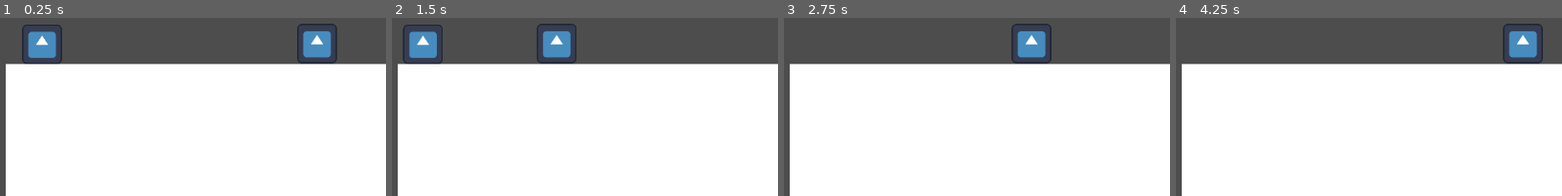
Above: before the commit, frames 1-4 (left to right).
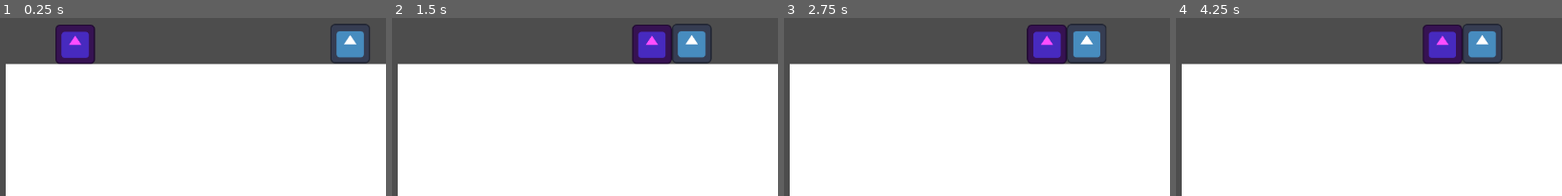
Above: after the commit, the same moments.

Repository: projetospix/Simulador-de-Colisoes
Game: Godot game, scene res://Cenas/cena_principal.tscn
Two runs of this game, one before a commit and one after it. Both use one fixed random seed, a clock stepped at 60 frames per second and the inputs below. The engine's default icon, where the game draws it, is replaced by a stand-in: a white triangle on a blue panel in a dark square.
Inputs:
- Up to frame 1 (0.25 s): no input
- Up to frame 2 (1.5 s): no input
- Up to frame 3 (2.75 s): no input
- Up to frame 4 (4.25 s): no input

The runs differ from the first frame. In frame 1, 6.3% of the frame differs, in the area x 5-96%, y 3-27%; in frame 2, 6.6%, in the area x 2-83%, y 3-27%; in frame 3, 4.2%; in frame 4, 5.2%.

Commit message:
Implementação das Fórmulas Matemáticas

Diff:
--- a/Cenas/cena_principal.tscn
+++ b/Cenas/cena_principal.tscn
@@ -42,6 +42,7 @@
 position = Vector2(30, -30)
 
 [node name="Sprite2D" type="Sprite2D" parent="Ecrã/Simulador/Chão/Bolinha"]
+modulate = Color(1, 0.301961, 1, 1)
 scale = Vector2(0.46875, 0.46875)
 texture = ExtResource("1_1ufgm")
 metadata/_edit_lock_ = true
--- a/Scripts/cena_principal.gd
+++ b/Scripts/cena_principal.gd
@@ -3,16 +3,26 @@
 @onready var bolinha = %Bolinha
 @onready var bolinha2 = %Bolinha2
 
+@export var e: float = 0
+@export var m1: float = 10
+@export var m2: float = 5
 
 # Called when the node enters the scene tree for the first time.
 func _ready():
-	bolinha.velocity.x = 100
-	bolinha2.velocity.x = -300
+	bolinha.velocity.x = 300
+	bolinha2.velocity.x = -100
 
 func _physics_process(delta):
 	var collision = bolinha.move_and_collide(bolinha.velocity * delta)
 	bolinha2.move_and_collide(bolinha2.velocity * delta)
 	if collision:
 		var velocidade1 = bolinha.velocity
-		bolinha.velocity = bolinha2.velocity
-		bolinha2.velocity = velocidade1
+		var velocidade2 = bolinha2.velocity
+		CalculaVelocidades(m1, m2, velocidade1, velocidade2, e)
+
+func CalculaVelocidades(m1, m2, v1_inicial, v2_inicial, e):
+	var v1_final = ((m1 - e * m2)*v1_inicial + m2*(1+e)*v2_inicial)/(m1+m2)
+	var v2_final = ((m2 - e * m1)*v2_inicial + m2*(1+e)*v1_inicial)/(m1+m2)
+	print(v1_final, v2_final)
+	bolinha.velocity = v1_final
+	bolinha2.velocity = v2_final
